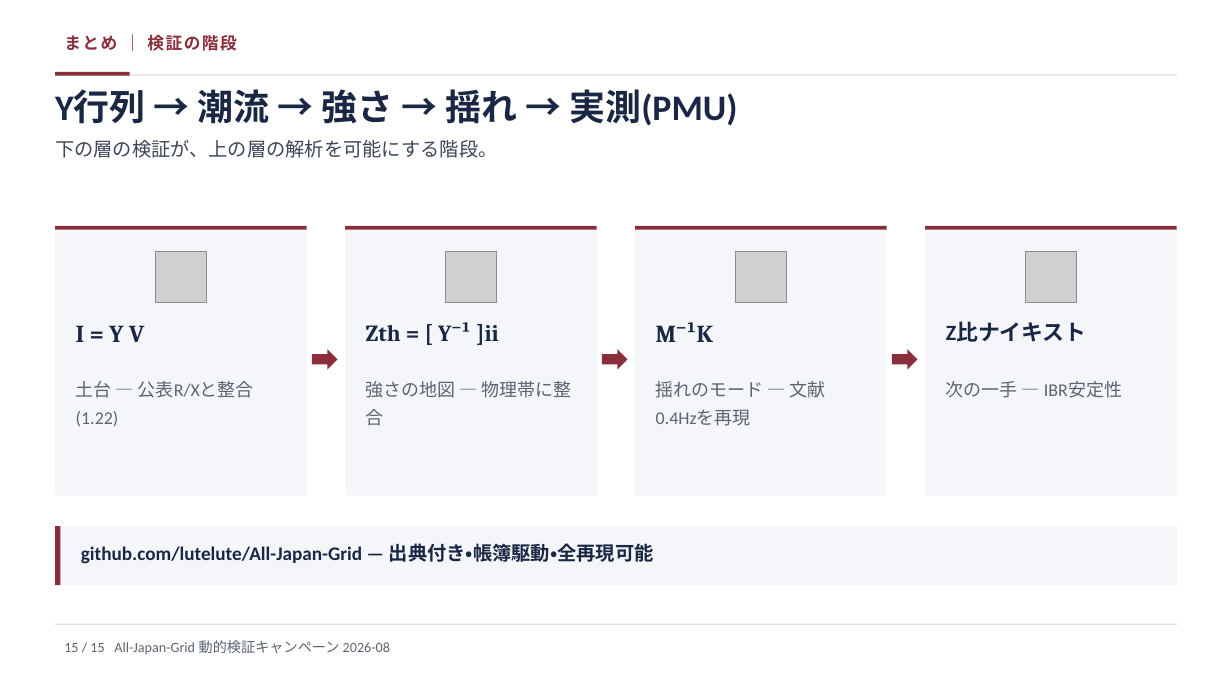
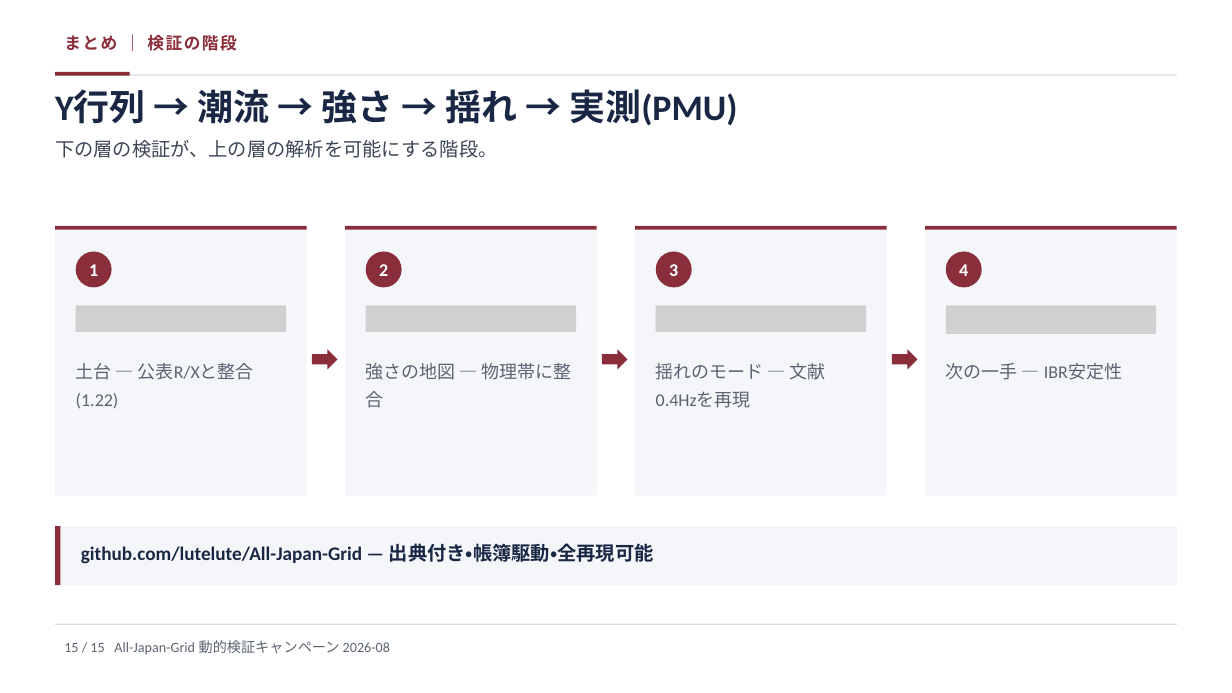
Before and after one commit to lutelute/All-Japan-Grid, a slide deck: slide 15 of docs/slides/AGJ_dynamics_2026-08-17_genspark.pptx. Drawn at 1232x693 pixels with LibreOffice and Linux fonts; fonts in the diff are those of the drawing; grey boxes stand for pictures. Boxes give left, top, right and bottom in pixels: in the first picture for what was removed or moved away, otherwise in the second. Text is boxed around its words. In the diff, an @@ line names an element or a change of style, - is before the commit and + after.

```diff
--- a/docs/slides/AGJ_dynamics_2026-08-17_genspark.pptx
+++ b/docs/slides/AGJ_dynamics_2026-08-17_genspark.pptx
@@ ellipse added at [76,251,112,287], fill #8A2E3B, 14 pt, text #FFFFFF, bold @@
+1
@@ picture removed at [155,251,207,303] @@
@@ ellipse added at [366,251,402,287], fill #8A2E3B, 14 pt, text #FFFFFF, bold @@
+2
@@ picture removed at [445,251,497,303] @@
@@ ellipse added at [656,251,692,287], fill #8A2E3B, 14 pt, text #FFFFFF, bold @@
+3
@@ picture removed at [736,251,787,303] @@
@@ ellipse added at [946,251,982,287], fill #8A2E3B, 14 pt, text #FFFFFF, bold @@
+4
@@ picture removed at [1026,251,1078,303] @@
@@ text removed at [76,325,144,342] @@
-I = Y V
@@ picture added at [76,306,287,333] @@
@@ text removed at [366,322,499,345] @@
-Zth = [ Y⁻¹ ]ii
@@ picture added at [366,306,577,333] @@
@@ text removed at [656,322,713,342] @@
-M⁻¹K
@@ picture added at [656,306,867,333] @@
@@ text removed at [946,321,1087,342] @@
-Z比ナイキスト
@@ picture added at [946,306,1157,335] @@
@@ text "土台 — 公表R/Xと整合(1.22)": place and size @@
-text "土台 — 公表R/Xと整合(1.22)" at [76,381,254,426]
+text "土台 — 公表R/Xと整合(1.22)" at [76,363,254,408]
@@ text "強さの地図 — 物理帯に整合": place and size @@
-text "強さの地図 — 物理帯に整合" at [366,381,572,426]
+text "強さの地図 — 物理帯に整合" at [366,363,572,408]
@@ text "揺れのモード — 文献0.4Hzを再現": place and size @@
-text "揺れのモード — 文献0.4Hzを再現" at [656,381,826,426]
+text "揺れのモード — 文献0.4Hzを再現" at [656,363,826,408]
@@ text "次の一手 — IBR安定性": place and size @@
-text "次の一手 — IBR安定性" at [946,381,1122,398]
+text "次の一手 — IBR安定性" at [946,363,1122,380]
```
Also in this commit, not shown: 4 other slides changed, 22 other files.
